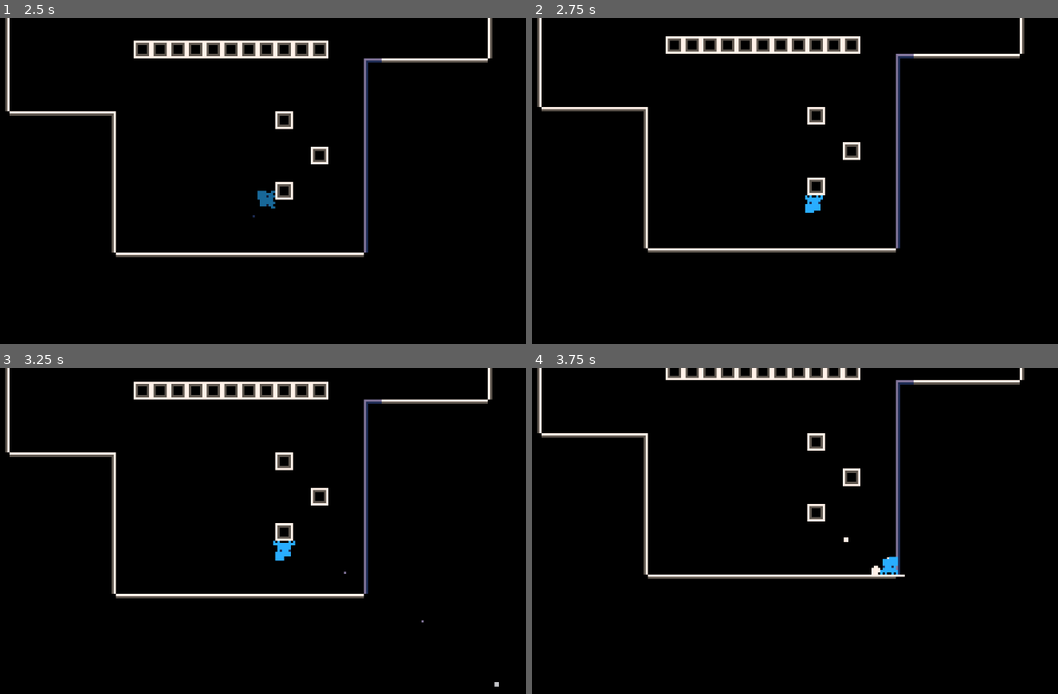
Above: before the commit, frames 1-4 (two rows, left to right).
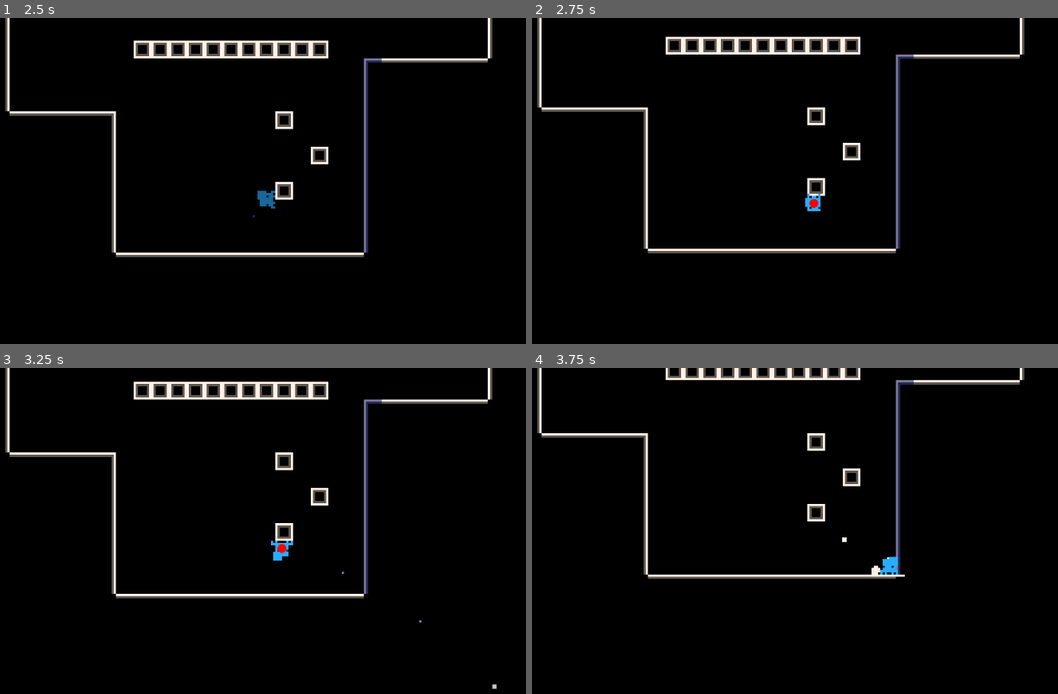
Above: after the commit, the same moments.

Repository: Flamenccio/spider-jump
Game: Godot game, scene res://scenes/test_world.tscn
Same seed, same stepped clock (60 frames per second), same inputs: the game is played once before the commit and once after it. This scene is started directly instead of the project's main scene.
Inputs (mouse positions are in pixels of both pictures, inside the frame that each line leads up to):
- Up to frame 1 (2.5 s): tap Enter at 0.5 s; move the mouse to (210, 269) at 0.52 s; press the mouse at (210, 269) at 0.53 s; hold W (move_up) 0.53-1.25 s; release the mouse at (210, 269) at 1.25 s; drag from (431, 249) to (241, 197) at 1.27 s; move the mouse to (47, 141) at 2.02 s; hold A (move_left) from 2.03 s (still down); tap Delete at 2.1 s
- Up to frame 2 (2.75 s): keep holding A (move_left)
- Up to frame 3 (3.25 s): release A (move_left) at 2.75 s; drag from (273, 547) to (47, 491) at 2.77 s
- Up to frame 4 (3.75 s): move the mouse to (674, 456) at 3.52 s; hold S (move_down) from 3.53 s (still down); tap V at 3.6 s

Frame 1 is identical in both runs. In frame 2, 1.5% of the frame differs, in the area x 1-94%, y 5-73%; in frame 3, 0.2%; in frame 4, less than 0.1%.

Commit message:
fix bug
climb state would activate unexpectedly
fixed by forcing shapecast update when crawl starts or direction changes

Diff:
--- a/behavior_state/player/climb.gd
+++ b/behavior_state/player/climb.gd
@@ -8,7 +8,7 @@
 var _climb_origin: Vector2
 
 const _CLIMB_VELOCITY = 50
-const _CLIMB_DURATION = 0.15
+const _CLIMB_DURATION = 0.20
 
 func _ready() -> void:
 	_climb_timer.wait_time = _CLIMB_DURATION
@@ -28,6 +28,7 @@
 
 func set_climb_target(to: Vector2) -> void:
 	_climb_target = to
+	DebugDraw2D.circle_filled(to, 2.0, 16, Color.RED, 1.0)
 
 
 func exit_state() -> void:
--- a/scenes/player.tscn
+++ b/scenes/player.tscn
@@ -465,8 +465,8 @@
 particle_scene = ExtResource("41_hhpqf")
 metadata/_custom_type_script = "uid://wmfb0j47nkka"
 
-[sub_resource type="CircleShape2D" id="CircleShape2D_mx1m4"]
-radius = 4.0
+[sub_resource type="RectangleShape2D" id="RectangleShape2D_6e8lb"]
+size = Vector2(7.5, 7.5)
 
 [sub_resource type="CircleShape2D" id="CircleShape2D_4ni07"]
 radius = 6.0
@@ -631,7 +631,7 @@
 priority = 5
 
 [node name="Shape" type="CollisionShape2D" parent="Detectors/GroundDetector"]
-shape = SubResource("CircleShape2D_mx1m4")
+shape = SubResource("RectangleShape2D_6e8lb")
 
 [node name="ItemDetector" type="Area2D" parent="Detectors"]
 position = Vector2(0, 1)
--- a/scripts/player/ledge_climb.gd
+++ b/scripts/player/ledge_climb.gd
@@ -20,7 +20,9 @@
 
 
 func _on_player_move_change(move_input: Vector2) -> void:
+
 	var x = move_input.x
+
 	if x == 0:
 		_ground_detector_l.enabled = false
 		_ground_detector_r.enabled = false
@@ -33,6 +35,9 @@
 		_ground_detector_l.enabled = true
 		_ground_detector_r.enabled = false
 		_active_shapecast = _ground_detector_l
+
+	if _active_shapecast:
+		_active_shapecast.force_shapecast_update()
 
 
 func _physics_process(delta: float) -> void:
